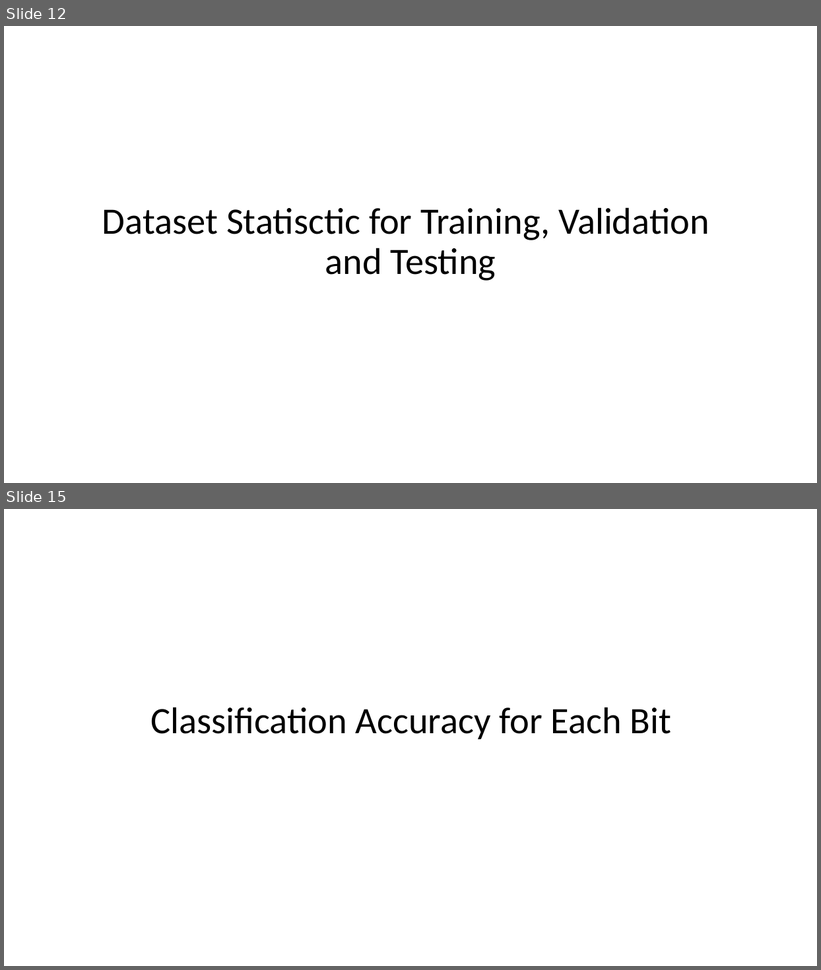
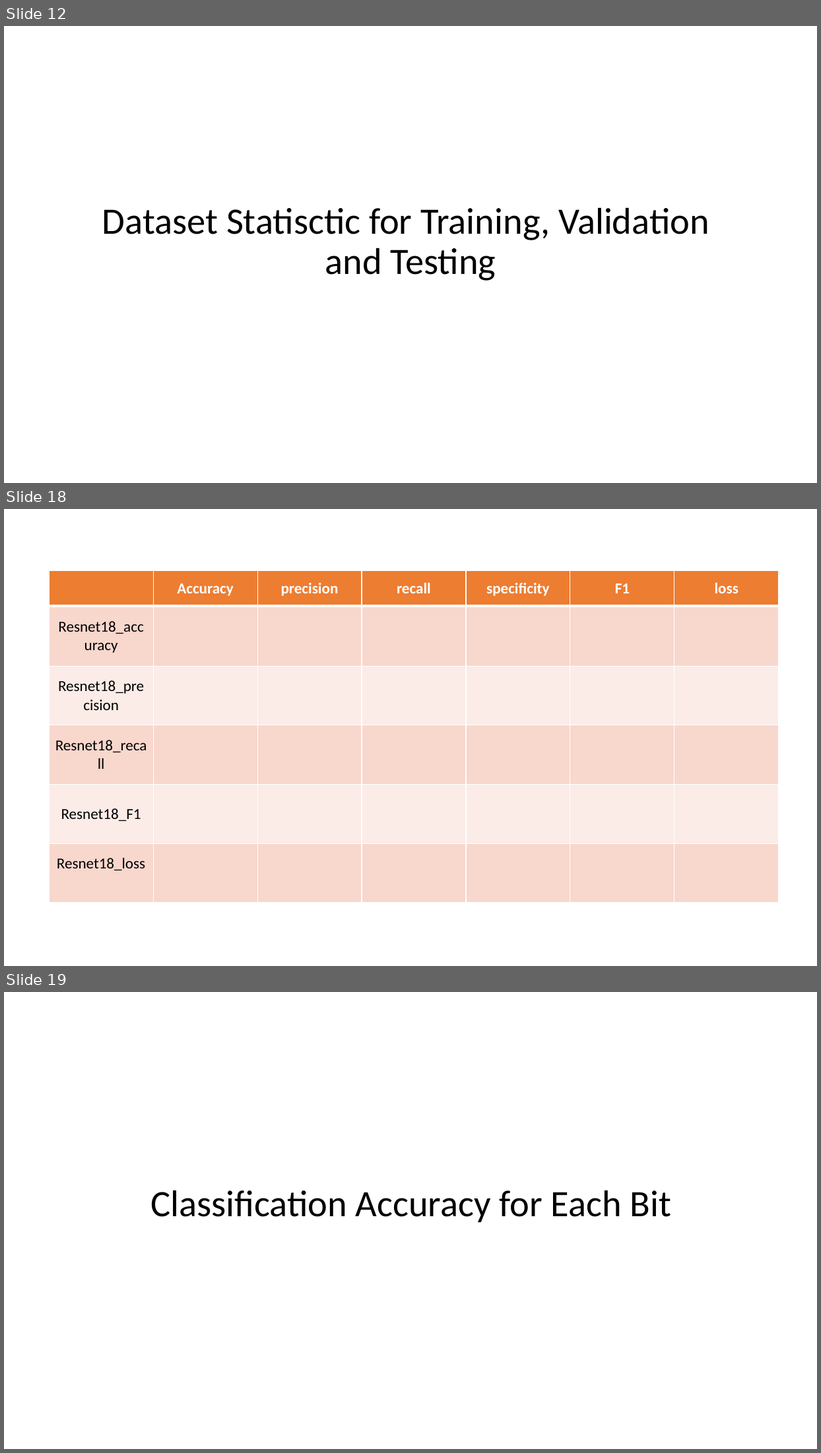
Before and after one commit to ZhouMengjie/bsd-cnn-network, a slide deck: BSD_Figures.pptx. Shown one above the other, each under a label of ours: slides 12 and 15 before the commit, slides 12, 18 and 19 after it; the slides between them are not shown. The pictures are 821x970 and 821x1453 pixels, drawn with LibreOffice and Linux fonts; fonts in the diff are those of the drawing. Boxes give left, top, right and bottom in pixels: in the first picture for what was removed or moved away, otherwise in the second. Text is boxed around its words. In the diff, an @@ line names an element or a change of style, - is before the commit and + after.

Commit message:
hudsonriver:accuracy

```diff
--- a/BSD_Figures.pptx
+++ b/BSD_Figures.pptx
@@ slide 18 added at (x1=4, y1=509, x2=817, y2=966), background #FFFFFF @@
@@ table added at (x1=49, y1=571, x2=780, y2=903), 6 rows, 7 columns @@
+ | Accuracy | precision | recall | specificity | F1 | loss
+Resnet18_accuracy |  |  |  |  |  | 
+Resnet18_precision |  |  |  |  |  | 
+Resnet18_recall |  |  |  |  |  | 
+Resnet18_F1 |  |  |  |  |  | 
+Resnet18_loss |  |  |  |  |  | 
@@ what was slide 15 is now slide 19 @@
```
Also in this commit, not shown: 8 slides changed, 3 other slides added, 4 other files.
